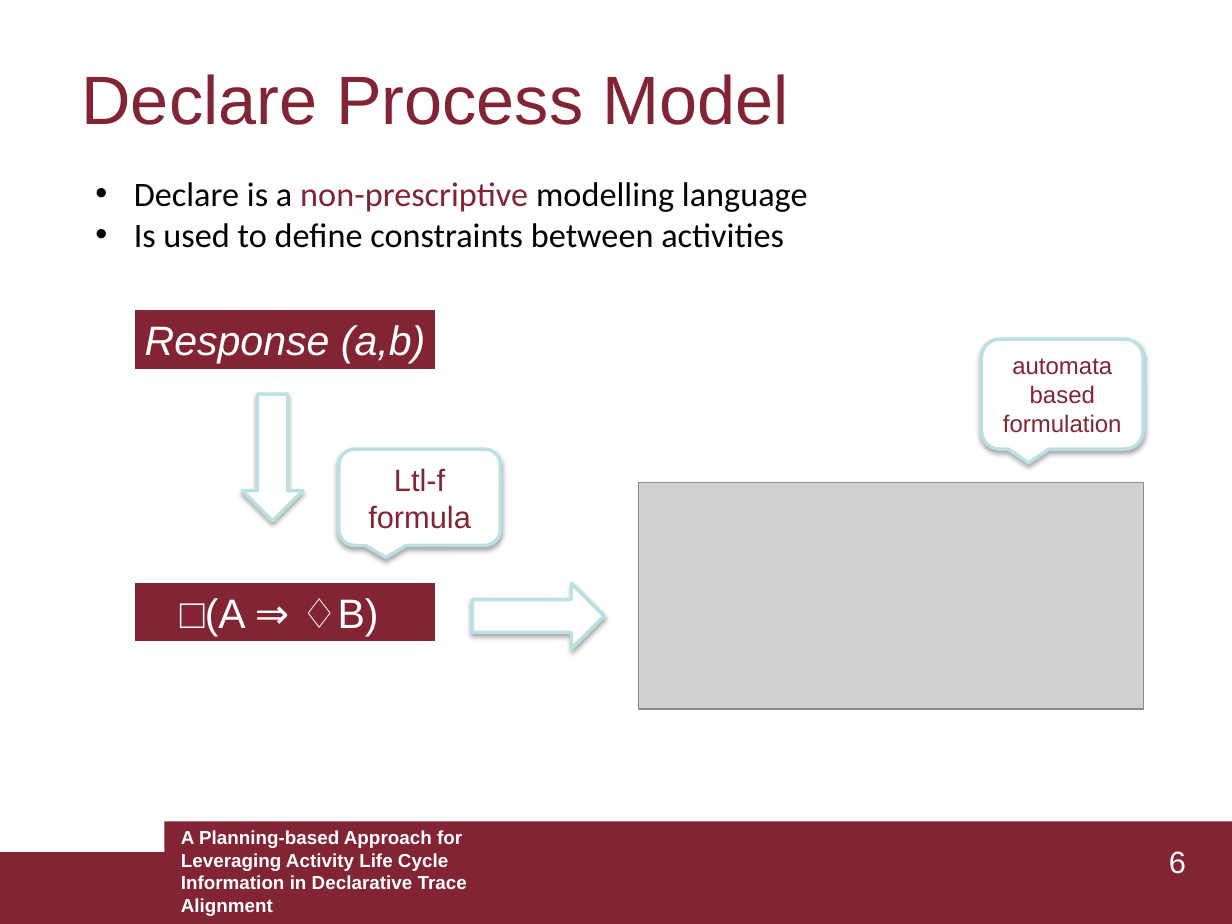
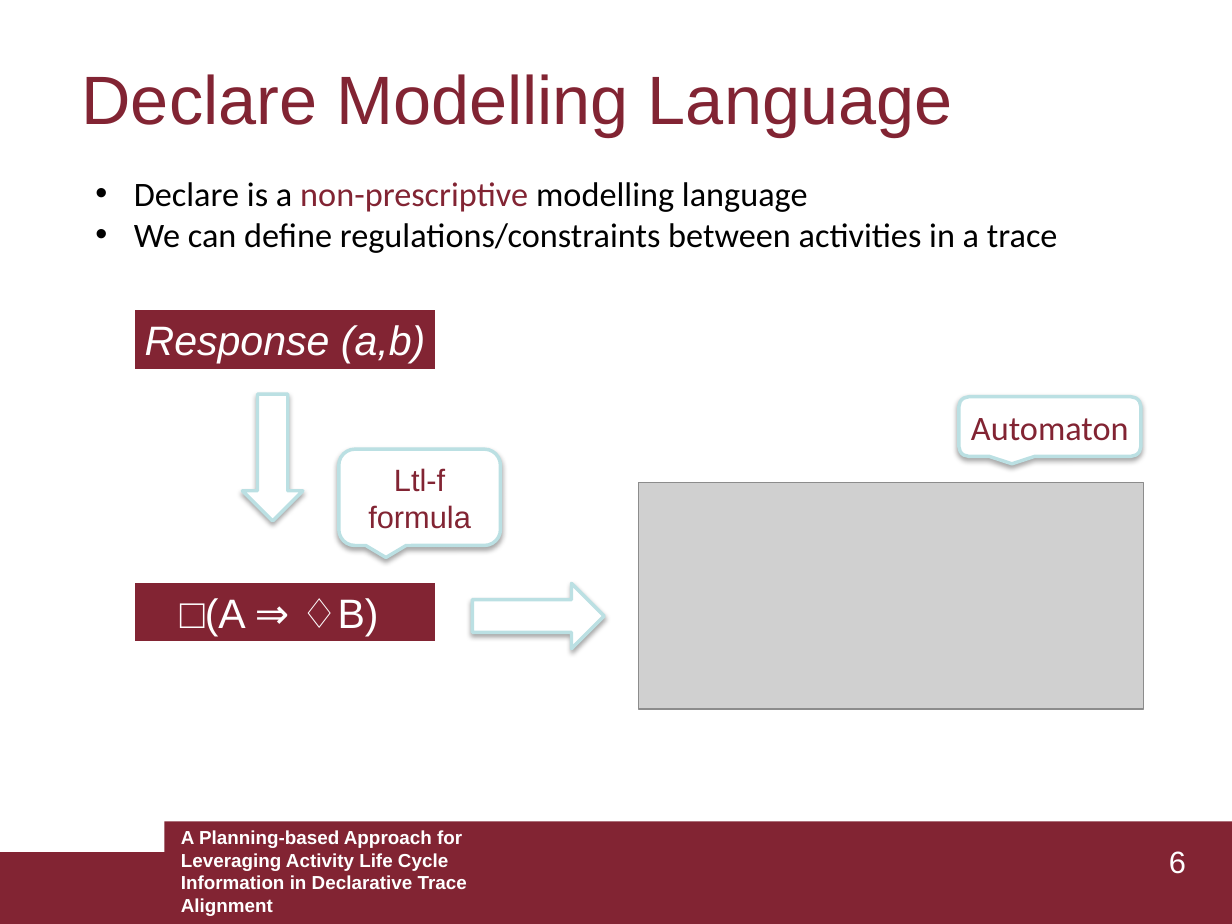
Before and after one commit to GianmarcoBordin/LifeCycleAligner, a slide deck: slide 6 of presentation/Thesis_presentation.pptx. Drawn at 1232x924 pixels with LibreOffice and Linux fonts; fonts in the diff are those of the drawing; grey boxes stand for pictures. Boxes give left, top, right and bottom in pixels: in the first picture for what was removed or moved away, otherwise in the second. Text is boxed around its words. In the diff, an @@ line names an element or a change of style, - is before the commit and + after.

```diff
--- a/presentation/Thesis_presentation.pptx
+++ b/presentation/Thesis_presentation.pptx
@@ text at box(82, 74, 952, 136): text changed @@
-Declare Process Model
+Declare Modelling Language
@@ text at box(134, 223, 1058, 253): text changed @@
-• Is used to define constraints between activities
+• We can define regulations/constraints between activities in a trace
@@ rounded speech box "Automaton": place and size @@
-rounded speech box "Automaton" at box(982, 339, 1143, 448)
+rounded speech box "Automaton" at box(958, 397, 1141, 456)
@@ text in rounded speech box at box(971, 418, 1129, 441): text changed; size 14 to 20 pt; font Arial to Calibri @@
-automata based formulation
+Automaton
```
Also in this commit, not shown: 10 other slides changed, 1 slide added, 1 slide removed, 1 other file.
